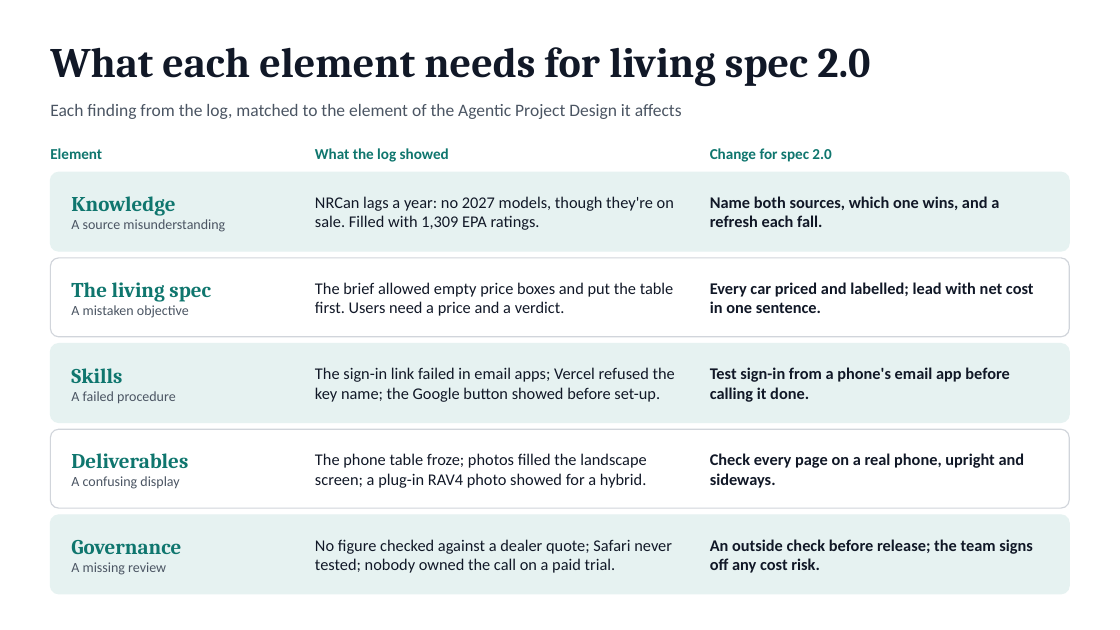
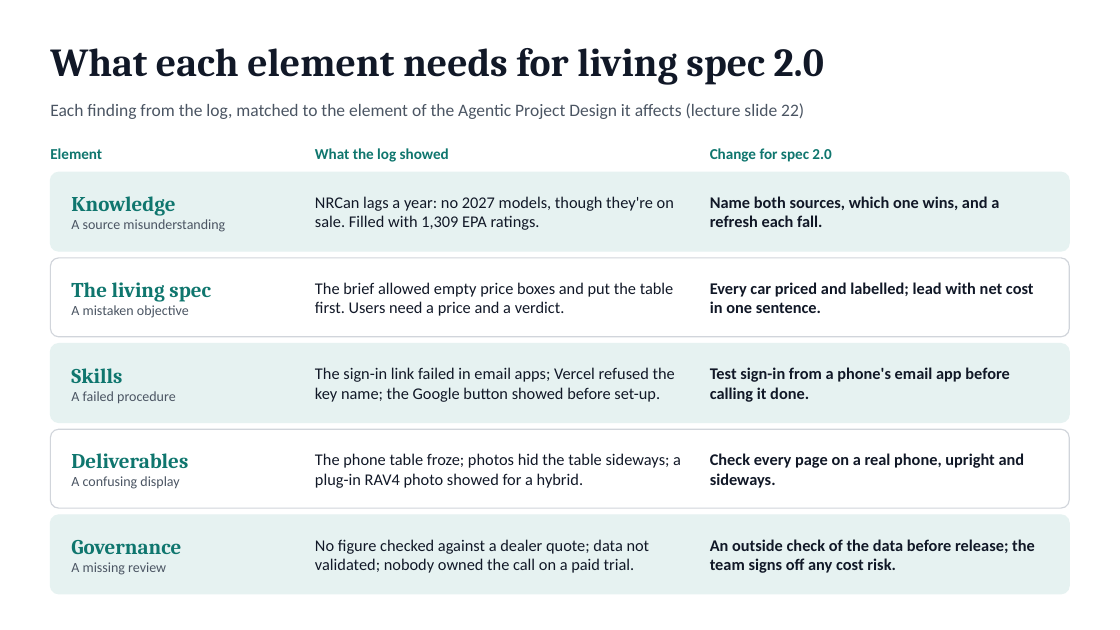
Before and after one commit to karthik87keshava-pixel/BUS-860-project, a slide deck: slide 6 of docs/session-3/Fairdrive-Deployment-Log-Slide.pptx (slide 2 before the commit). Drawn at 1120x630 pixels with LibreOffice and Linux fonts; fonts in the diff are those of the drawing. Boxes give left, top, right and bottom in pixels: in the first picture for what was removed or moved away, otherwise in the second. Text is boxed around its words. In the diff, an @@ line names an element or a change of style, - is before the commit and + after.

```diff
--- a/docs/session-3/Fairdrive-Deployment-Log-Slide.pptx
+++ b/docs/session-3/Fairdrive-Deployment-Log-Slide.pptx
@@ text "What each element needs for ..." at bbox=[50, 48, 824, 85]: size 36 to 34 pt @@
@@ text at bbox=[50, 103, 804, 119]: text changed @@
-Each finding from the log, matched to the element of the Agentic Project Design it affects
+Each finding from the log, matched to the element of the Agentic Project Design it affects (lecture slide 22)
@@ text at bbox=[315, 453, 681, 488]: text changed @@
-The phone table froze; photos filled the landscape screen; a plug-in RAV4 photo showed for a hybrid.
+The phone table froze; photos hid the table sideways; a plug-in RAV4 photo showed for a hybrid.
@@ text at bbox=[315, 539, 650, 573]: text changed @@
-No figure checked against a dealer quote; Safari never tested; nobody owned the call on a paid trial.
+No figure checked against a dealer quote; data not validated; nobody owned the call on a paid trial.
@@ text at bbox=[710, 539, 1035, 573]: text changed @@
-An outside check before release; the team signs off any cost risk.
+An outside check of the data before release; the team signs off any cost risk.
```
Also in this commit, not shown: 1 other slide changed, 5 slides added.
